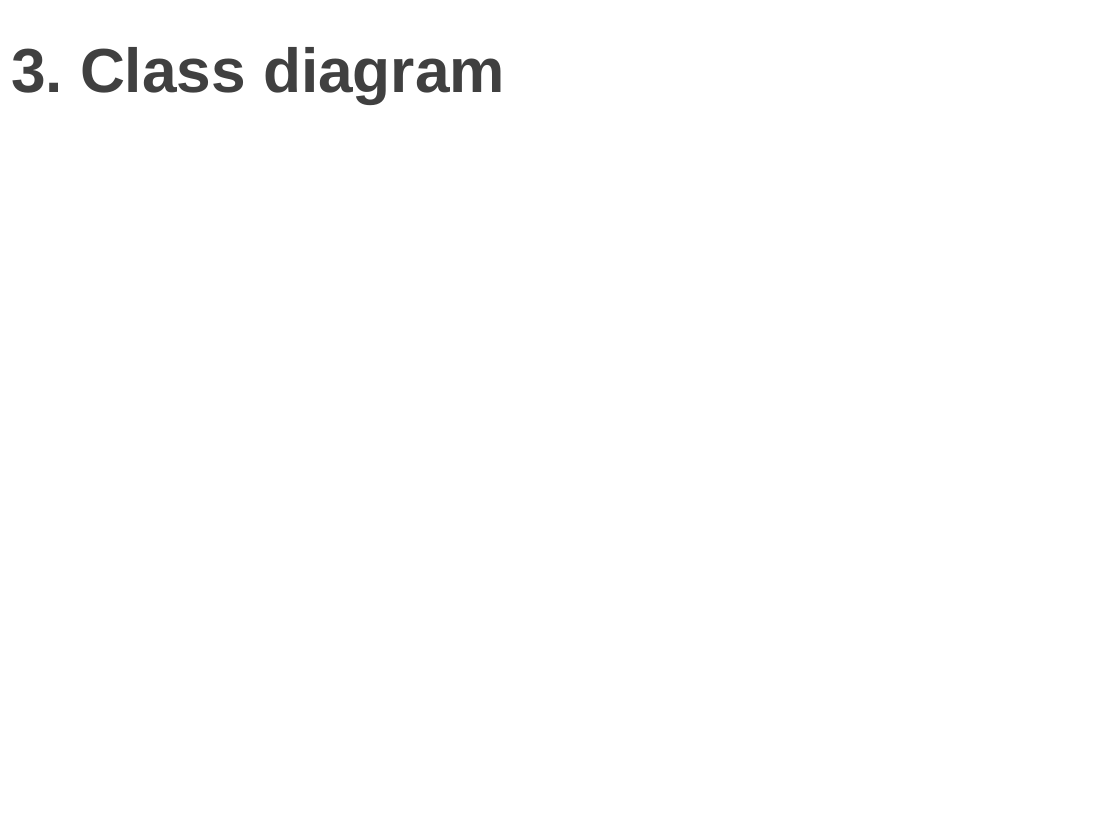
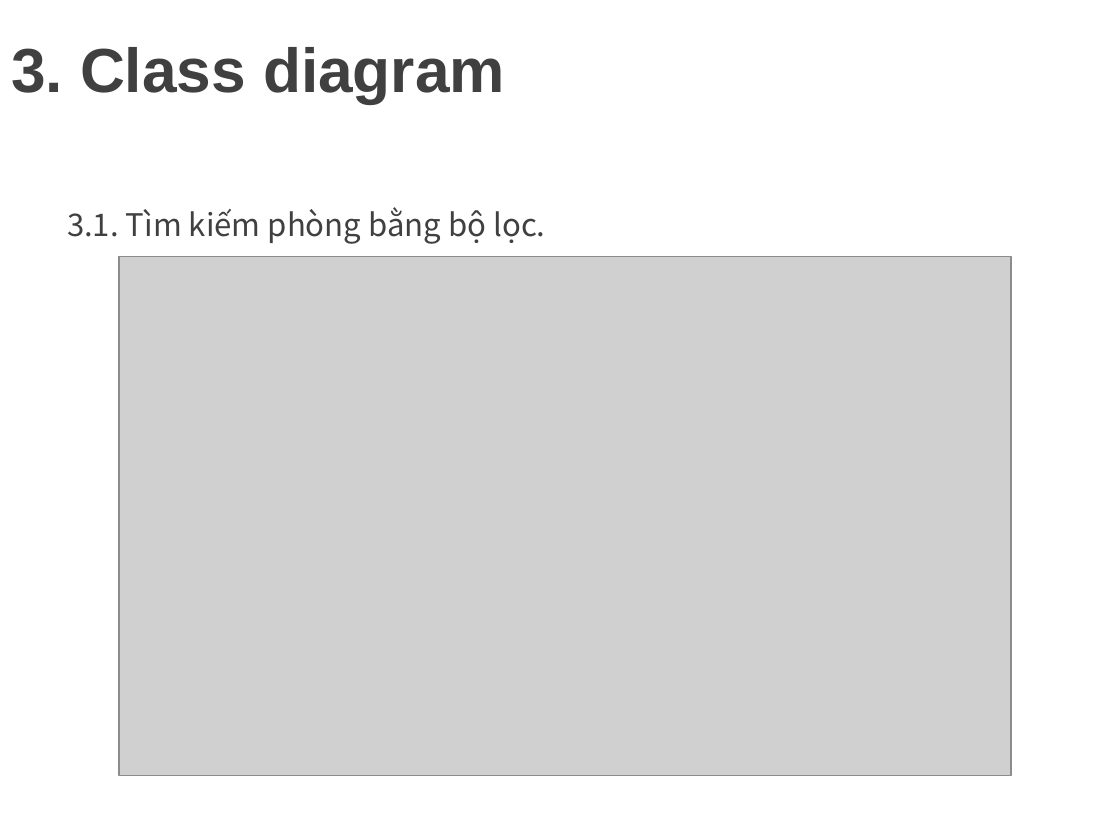
Before and after one commit to minhdat1602/2021_cnpm_group09, a slide deck: slide 19 of document_slide/slide.pptx (slide 13 before the commit). Drawn at 1120x840 pixels with LibreOffice and Linux fonts; fonts in the diff are those of the drawing; grey boxes stand for pictures; background and template pictures are left out. Boxes give left, top, right and bottom in pixels: in the first picture for what was removed or moved away, otherwise in the second. Text is boxed around its words. In the diff, an @@ line names an element or a change of style, - is before the commit and + after.

```diff
--- a/document_slide/slide.pptx
+++ b/document_slide/slide.pptx
@@ text added at (67,207,545,244), 20 pt, text #404040 @@
+3.1. Tìm kiếm phòng bằng bộ lọc.
@@ picture added at (119,256,1010,775) @@
```
Also in this commit, not shown: 6 other slides changed, 9 slides added, 1 other file.
